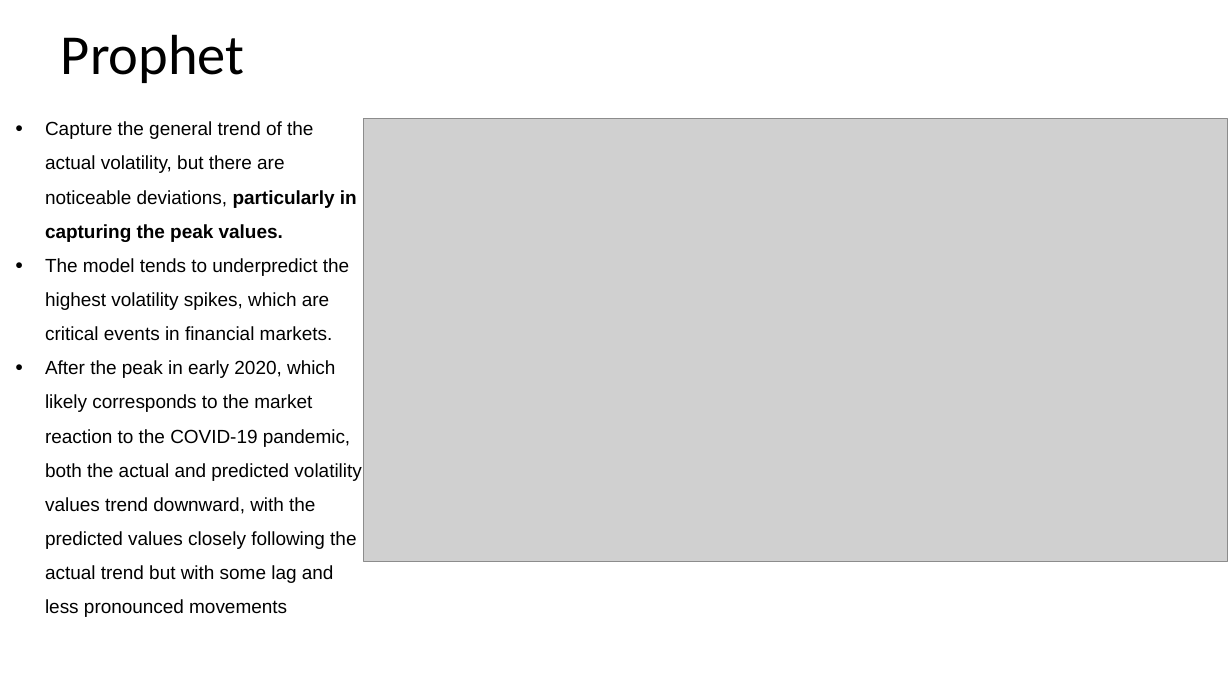
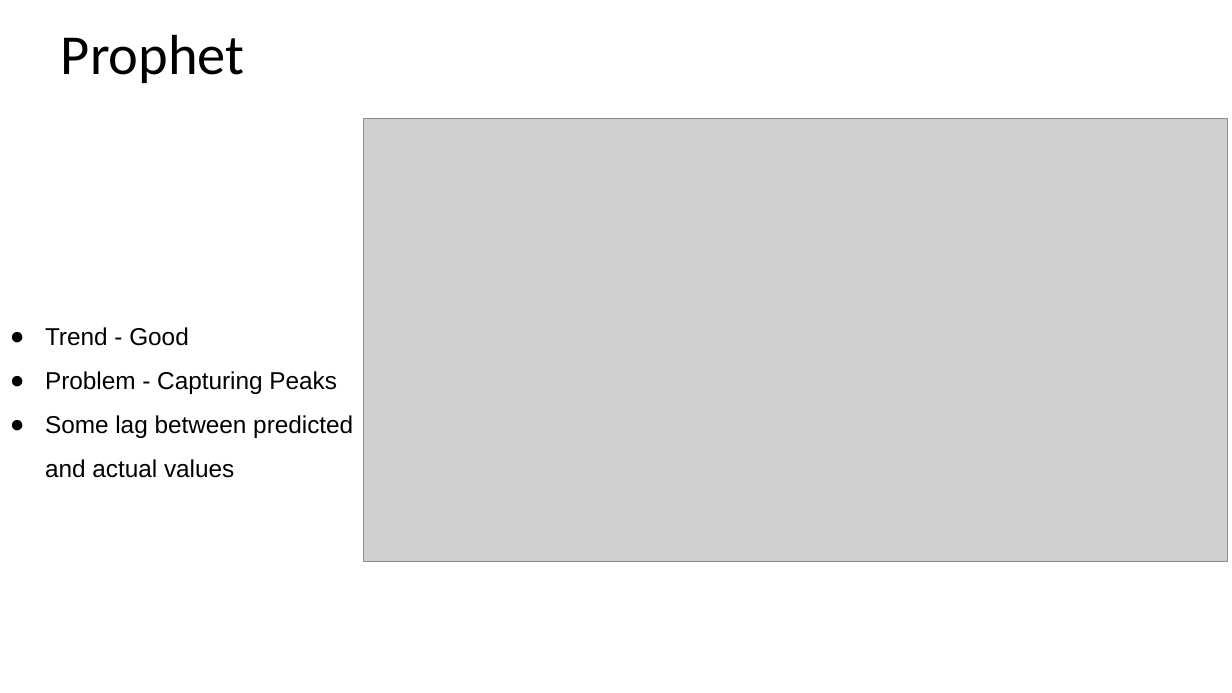
Before and after one commit to afatirium/ML2-FinalProject, a slide deck: slide 8 of DR_AI_FinalProject_v1.1.pptx. Drawn at 1232x693 pixels with LibreOffice and Linux fonts; fonts in the diff are those of the drawing; grey boxes stand for pictures. Boxes give left, top, right and bottom in pixels: in the first picture for what was removed or moved away, otherwise in the second. Text is boxed around its words. In the diff, an @@ line names an element or a change of style, - is before the commit and + after.

```diff
--- a/DR_AI_FinalProject_v1.1.pptx
+++ b/DR_AI_FinalProject_v1.1.pptx
@@ text "Trend - Good" at <box>45,327,353,478</box>: vertical alignment top to middle @@
@@ text at <box>45,327,353,478</box>: text changed; size 14.8 to 19 pt @@
-● Capture the general trend of the actual volatility, but there are noticeable deviations, particularly in capturing the peak values.
-● The model tends to underpredict the highest volatility spikes, which are critical events in financial markets.
-● After the peak in early 2020, which likely corresponds to the market reaction to the COVID-19 pandemic, both the actual and predicted volatility values trend downward, with the predicted values closely following the actual trend but with some lag and less pronounced movements
+● Trend - Good
+● Problem - Capturing Peaks
+● Some lag between predicted and actual values
```
Also in this commit, not shown: 4 other slides changed.
